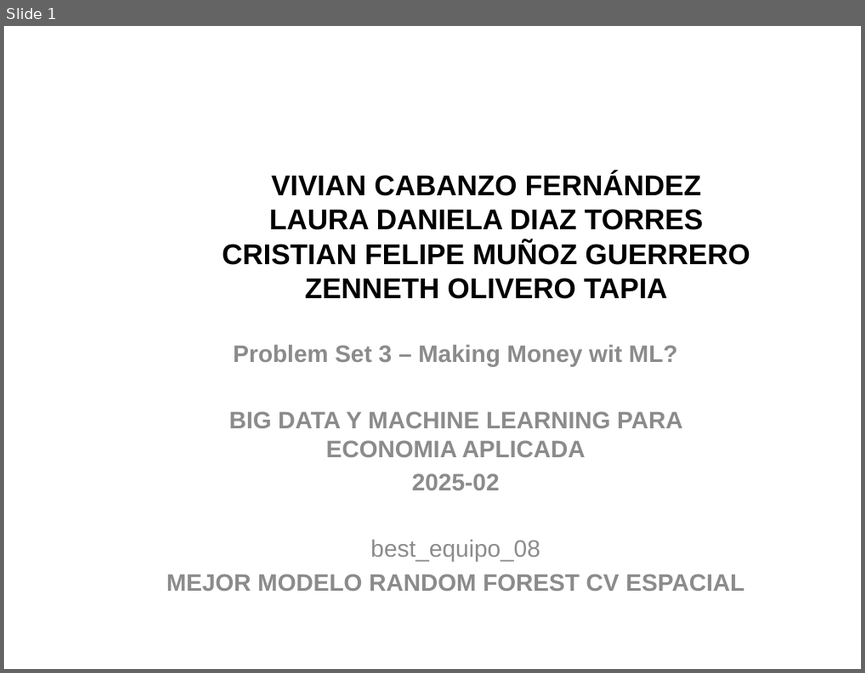
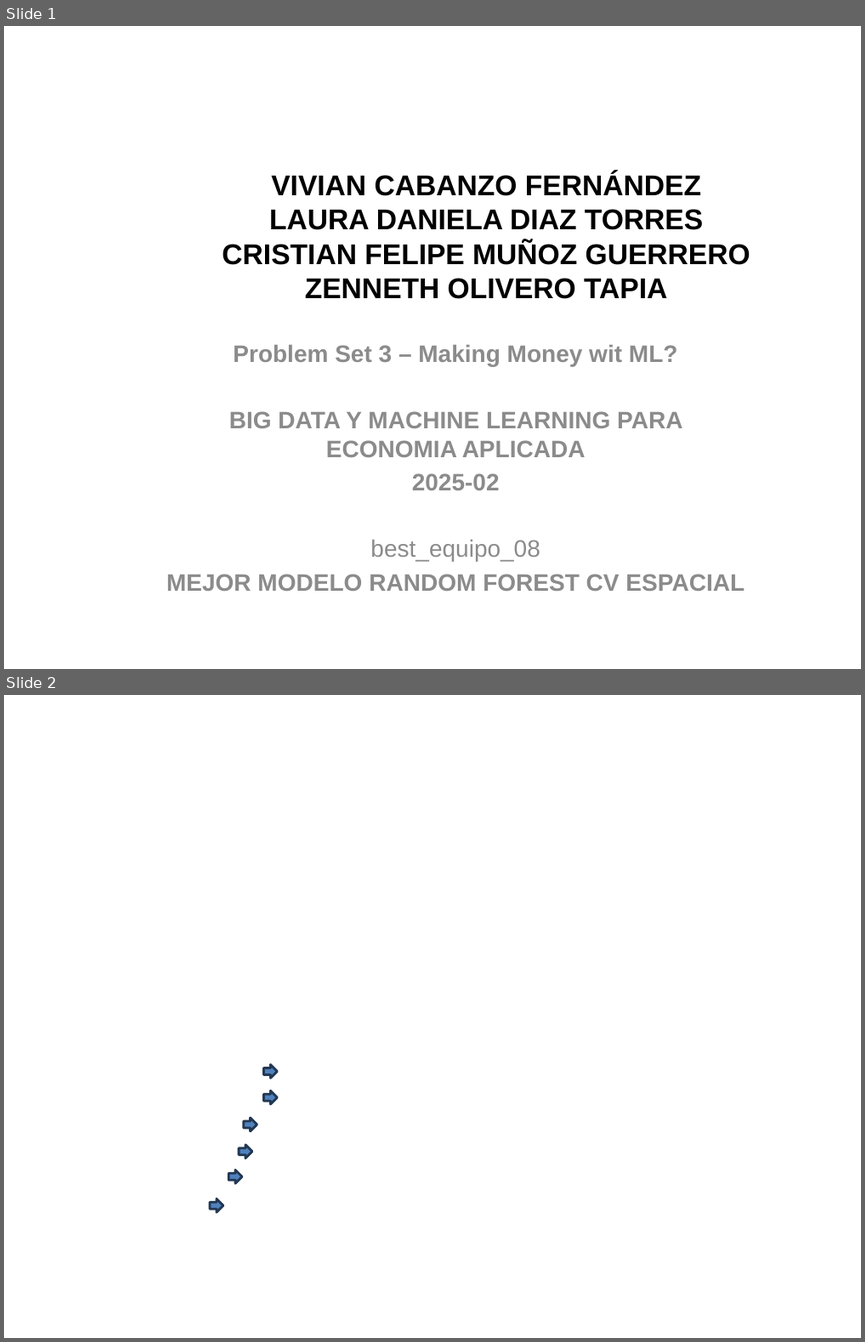
Before and after one commit to zoliverot/Taller3_Making-Money-with-ML, a slide deck: reports/slides/best_equipo_08.pptx. Shown one above the other, each under a label of ours: slide 1 before the commit, slides 1 and 2 after it. The pictures are 865x673 and 865x1342 pixels, drawn with LibreOffice and Linux fonts; fonts in the diff are those of the drawing; grey boxes stand for pictures; background and template pictures are left out. Boxes give left, top, right and bottom in pixels: in the first picture for what was removed or moved away, otherwise in the second. Text is boxed around its words. In the diff, an @@ line names an element or a change of style, - is before the commit and + after.

```diff
--- a/reports/slides/best_equipo_08.pptx
+++ b/reports/slides/best_equipo_08.pptx
@@ slide 2 added at (x1=4, y1=695, x2=861, y2=1338), background picture (left out) @@
@@ right arrow added at (x1=263, y1=1064, x2=278, y2=1078), fill #4F81BD, outline #233953 2 pt @@
@@ right arrow added at (x1=263, y1=1091, x2=278, y2=1105), fill #4F81BD, outline #233953 2 pt @@
@@ right arrow added at (x1=244, y1=1117, x2=257, y2=1131), fill #4F81BD, outline #233953 2 pt @@
@@ right arrow added at (x1=239, y1=1145, x2=252, y2=1158), fill #4F81BD, outline #233953 2 pt @@
@@ right arrow added at (x1=228, y1=1169, x2=242, y2=1184), fill #4F81BD, outline #233953 2 pt @@
@@ right arrow added at (x1=210, y1=1199, x2=223, y2=1213), fill #4F81BD, outline #233953 2 pt @@
```
Also in this commit, not shown: 1 slide changed, 2 slides removed.
